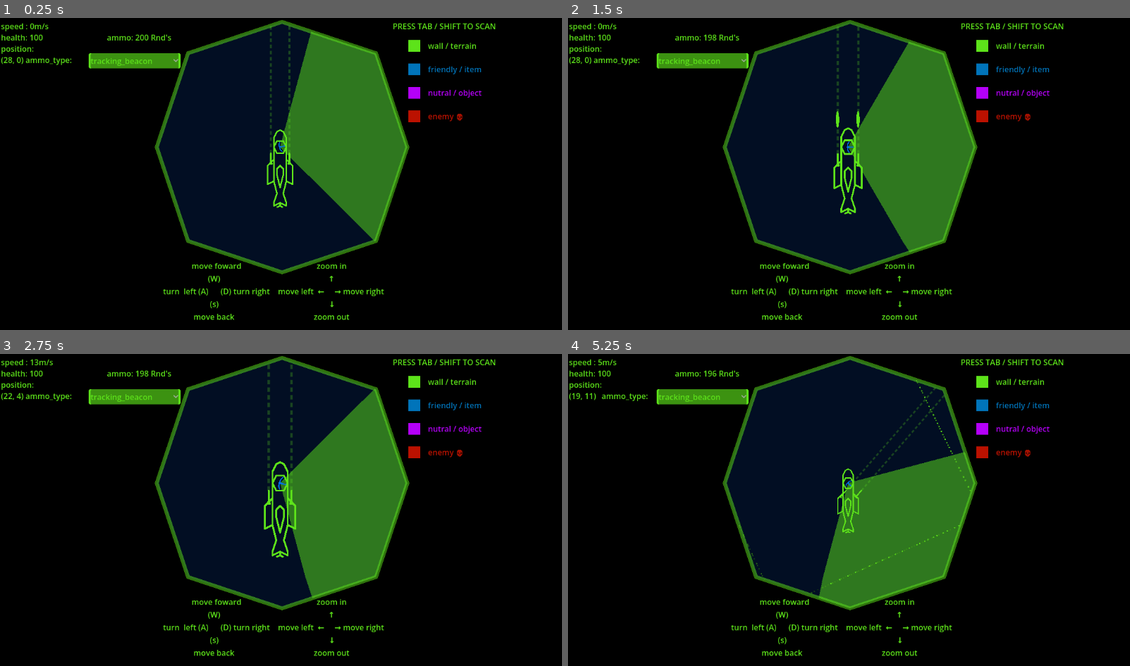
Above: before the commit, frames 1-4 (two rows, left to right).
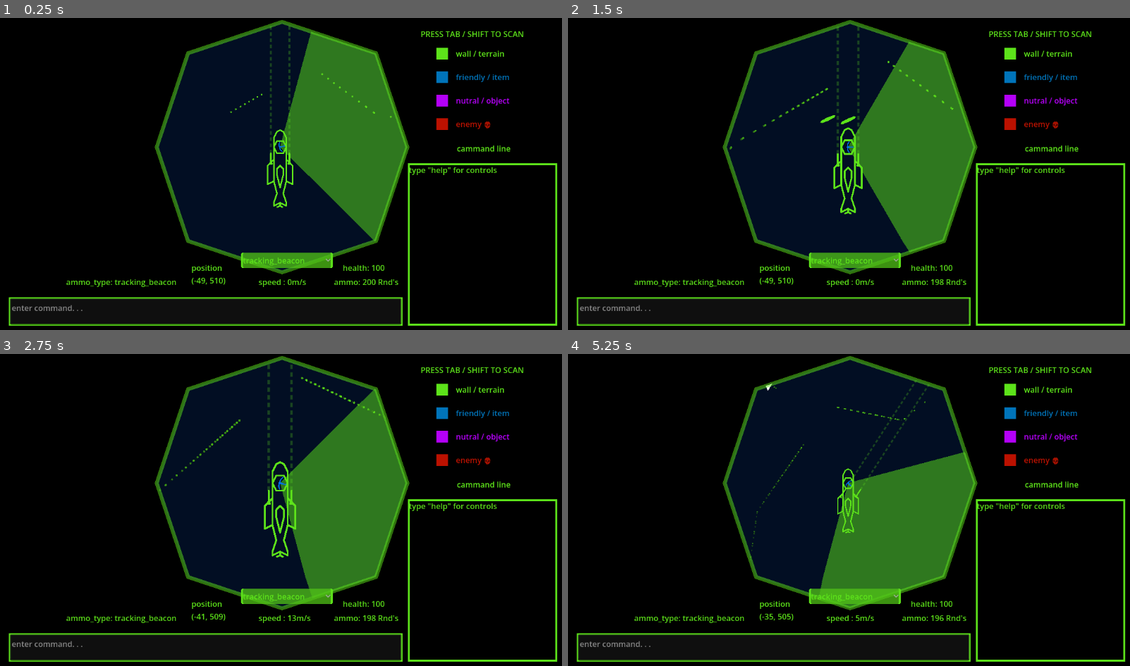
Above: after the commit, the same moments.

Repository: Codename1001/radar-game
Game: Godot game, scene res://scenes/main_scene.tscn
Two runs of this game, one before a commit and one after it. Both use one fixed random seed, a clock stepped at 60 frames per second and the inputs below.
Inputs (mouse positions are in pixels of both pictures, inside the frame that each line leads up to):
- Up to frame 1 (0.25 s): no input
- Up to frame 2 (1.5 s): click "tracking_beacon" at 0.5 s; move the mouse to (972, 161) at 1.27 s; hold D (right) from 1.28 s (still down); hold Up (zoom in) from 1.28 s (still down); tap Space (shoot) at 1.35 s
- Up to frame 3 (2.75 s): move the mouse to (168, 528) at 2.02 s; release D (right) at 2.03 s; release Up (zoom in) at 2.03 s; hold S (down) from 2.03 s (still down); tap Up (zoom in) at 2.1 s; tap Down (zoom out) at 2.3 s
- Up to frame 4 (5.25 s): move the mouse to (905, 441) at 2.77 s; release S (down) at 2.78 s; hold D (right) 2.78-3.53 s; hold Down (zoom out) 2.78-3.53 s; tap Space (shoot) at 3.05 s; move the mouse to (820, 575) at 3.52 s; hold W (up) 3.53-4.28 s; tap Q (aim guns left) at 3.6 s; tap Up (zoom in) at 3.8 s; move the mouse to (1017, 559) at 4.27 s; hold E (aim guns right) 4.28-5.03 s; hold A (left) from 4.28 s (still down); tap Down (zoom out) at 4.55 s; tap Escape (ui_cancel) at 4.9 s; move the mouse to (680, 466) at 5.02 s; click (680, 466) at 5.1 s

The runs differ from the first frame. In frame 1, 7.5% of the frame differs, in the area x 0-100%, y 1-99%; in frame 2, 7.7%; in frame 3, 7.6%; in frame 4, 7.9%.
Error before the commit: Attempt to call function 'show' in base 'null instance' on a null instance. (res://scenes/components/hud.gd:23)

Commit message:
last working update with gun rotation glitch updated ui

Diff:
--- a/scenes/components/guns.gd
+++ b/scenes/components/guns rotation buged.gd
@@ -26,6 +26,7 @@
 			var object_type
 			new_marker.global_position = ray.get_collider().to_local(marker.global_position)
 			object_type = ray.get_collider()
+			#add_child(new_marker)
 			ray.get_collider().add_child(new_marker)
 			new_marker.move_marker(distance,ray.get_collider().to_local(ray.get_collision_point()), object_type, global_rotation)
 
@@ -46,7 +47,7 @@
 			draw_dashed_line($Marker2D.position,ray.target_position/5,Color(0.369, 0.894, 0.106, 0.258), 4,8,false,true)
 			#									to_local(ray.get_collision_point())
 		else:
-			draw_dashed_line($Marker2D.position,ray.target_position/5,Color(0.369, 0.894, 0.106, 0.258)         , 4,8,false,true)
+			draw_dashed_line($Marker2D.position,ray.target_position/5,Color(0.369, 0.894, 0.106, 0.258), 4,8,false,true)
 func _process(delta: float) -> void:
 	if globalVars.control == true:
 		aim_guns()
--- a/scenes/components/guns.tscn
+++ b/scenes/components/guns.tscn
@@ -1,8 +1,7 @@
 [gd_scene format=3 uid="uid://fox4ts6k5man"]
 
-[ext_resource type="Script" uid="uid://bxyt5fivuwmi6" path="res://scenes/components/guns.gd" id="1_68dbr"]
+[ext_resource type="Script" uid="uid://bxyt5fivuwmi6" path="res://scenes/components/guns rotation buged.gd" id="1_68dbr"]
 [ext_resource type="AudioStream" uid="uid://f6hmumbiyaii" path="res://shoot sound.ogg" id="2_xdjpu"]
-[ext_resource type="AudioStream" uid="uid://dj88rau8q6lvb" path="res://ship background noise.ogg" id="3_qj50r"]
 
 [node name="guns" type="Node2D" unique_id=124926418]
 script = ExtResource("1_68dbr")
@@ -24,10 +23,5 @@
 [node name="AudioStreamPlayer2D" type="AudioStreamPlayer2D" parent="." unique_id=83715086]
 stream = ExtResource("2_xdjpu")
 volume_db = -16.391
+max_polyphony = 30
 bus = &"ship sounds"
-
-[node name="background noise" type="AudioStreamPlayer2D" parent="." unique_id=1780047185]
-position = Vector2(0, -98.61548)
-stream = ExtResource("3_qj50r")
-autoplay = true
-bus = &"ship sounds"
--- a/scenes/components/hud.gd
+++ b/scenes/components/hud.gd
@@ -1,10 +1,21 @@
 extends CanvasLayer
 
-@onready var data_display = $Control/data_desplay
-@onready var bulet_type_button=$"Control/bulet type"
+
+@export var health :Control
+@export var position :Control
+@export var ammo :Control
+@export var ammo_type :Control
+@export var speed :Control
+@export var data_display :Control
+@export var bulet_type_button :Control
+@export var command_line : Control
+
+
+@onready var selected_bulet_type
+
 var menu_show = false
 
-@onready var selected_bulet_type
+
 
 
 func _ready() -> void:
@@ -20,19 +31,24 @@
 func _process(delta: float) -> void:
 	update_menu_data()
 	if Input.is_action_just_pressed("ui_cancel") and menu_show == false:
-		$Control/MarginContainer/menu.show()
-		$Control/MarginContainer/PanelContainer.hide()
+		#$Control/MarginContainer/menu.show()
+		#$Control/MarginContainer/PanelContainer.hide()
 		globalVars.control = false
 		menu_show = true
-		$"Control/MarginContainer/menu/TabContainer/ship loadout".grab_focus()
+		#$"Control/MarginContainer/menu/TabContainer/ship loadout".grab_focus()
 	elif Input.is_action_just_pressed("ui_cancel") and menu_show == true:
-		$Control/MarginContainer/menu.hide()
-		$Control/MarginContainer/PanelContainer.show()
+		#$Control/MarginContainer/menu.hide()
+		#$Control/MarginContainer/PanelContainer.show()
 		globalVars.control = true
 		menu_show = false
 		bulet_type_button.grab_focus()
 
 func update_hud_data():
-	data_display.text = "speed : " + str(globalVars.data.speed) + "m/s"  +"\nhealth: " +str(globalVars.data.health)+"								ammo: " + str(globalVars.data.ammo_type[selected_bulet_type]) + " Rnd's" + "\nposition: \n(" +str(roundi(globalVars.data.position.x)) + ", " + str(roundi(globalVars.data.position.y))+ ")" + "	ammo_type: "+ "\n\n\n"
+	health.text = "health: " +str(globalVars.data.health)
+	position.text = "position" + "\n("  +str(roundi(globalVars.data.position.x)) + ", " + str(roundi(globalVars.data.position.y))+ ")"
+	ammo.text = "ammo: " + str(globalVars.data.ammo_type[selected_bulet_type]) + " Rnd's"
+	ammo_type.text = "ammo_type: " + str(selected_bulet_type)
+	speed.text = "speed : " + str(globalVars.data.speed) + "m/s"
+	data_display.text =""
 
 	pass
--- a/scenes/components/hud.tscn
+++ b/scenes/components/hud.tscn
@@ -4,8 +4,18 @@
 [ext_resource type="Theme" uid="uid://wmf7vy6nt84e" path="res://meterials/menu.res" id="2_bew8r"]
 [ext_resource type="Theme" uid="uid://fr6opyk0tj03" path="res://meterials/menu.tres" id="3_sgp4j"]
 
-[node name="hud" type="CanvasLayer" unique_id=860957025]
+[sub_resource type="StyleBoxFlat" id="StyleBoxFlat_sgp4j"]
+bg_color = Color(0.36862746, 0.89411765, 0.105882354, 0.5019608)
+
+[node name="hud" type="CanvasLayer" unique_id=860957025 node_paths=PackedStringArray("health", "position", "ammo", "ammo_type", "speed", "data_display", "bulet_type_button")]
 script = ExtResource("1_bew8r")
+health = NodePath("data displays/health")
+position = NodePath("data displays/position")
+ammo = NodePath("data displays/ammo")
+ammo_type = NodePath("data displays/ammo_type")
+speed = NodePath("data displays/speed")
+data_display = NodePath("data displays/data_desplay")
+bulet_type_button = NodePath("data displays/bulet type")
 
 [node name="border2" type="Line2D" parent="." unique_id=465735031]
 position = Vector2(316, 8)
@@ -15,7 +25,7 @@
 default_color = Color(0.36862746, 0.89411765, 0.105882354, 0.5019608)
 joint_mode = 2
 
-[node name="Control" type="Control" parent="." unique_id=639762024]
+[node name="data displays" type="Control" parent="." unique_id=639762024]
 layout_mode = 3
 anchors_preset = 15
 anchor_right = 1.0
@@ -29,17 +39,63 @@
 size_flags_horizontal = 6
 size_flags_vertical = 6
 
-[node name="bulet type" type="OptionButton" parent="Control" unique_id=1322175656]
+[node name="ammo_type" type="Label" parent="data displays" unique_id=1804772954]
+layout_mode = 0
+offset_left = 139.0
+offset_top = 526.0
+offset_right = 356.0
+offset_bottom = 549.0
+theme_override_colors/font_color = Color(0.36862746, 0.89411765, 0.105882354, 1)
+text = "ammo_type: tracing_beacon"
+
+[node name="position" type="Label" parent="data displays" unique_id=1853643567]
+layout_mode = 0
+offset_left = 395.0
+offset_top = 497.0
+offset_right = 471.0
+offset_bottom = 546.0
+theme_override_colors/font_color = Color(0.36862746, 0.89411765, 0.105882354, 1)
+text = "position:
+(----,----)"
+
+[node name="speed" type="Label" parent="data displays" unique_id=1274748771]
+layout_mode = 0
+offset_left = 532.0
+offset_top = 526.0
+offset_right = 628.0
+offset_bottom = 549.0
+theme_override_colors/font_color = Color(0.36862746, 0.89411765, 0.105882354, 1)
+text = "speed:---m/s"
+
+[node name="ammo" type="Label" parent="data displays" unique_id=1457962639]
+layout_mode = 0
+offset_left = 686.0
+offset_top = 526.0
+offset_right = 803.0
+offset_bottom = 549.0
+theme_override_colors/font_color = Color(0.36862746, 0.89411765, 0.105882354, 1)
+text = "ammo:----Rnd's"
+
+[node name="health" type="Label" parent="data displays" unique_id=1307711526]
+layout_mode = 0
+offset_left = 704.0
+offset_top = 497.0
+offset_right = 778.0
+offset_bottom = 522.0
+theme_override_colors/font_color = Color(0.36862746, 0.89411765, 0.105882354, 1)
+text = "health:---"
+
+[node name="bulet type" type="OptionButton" parent="data displays" unique_id=1322175656]
 layout_mode = 1
 anchors_preset = -1
-anchor_left = -0.4019097
+anchor_left = -0.4236111
 anchor_top = -0.76080245
 anchor_right = -0.4236111
 anchor_bottom = -0.76080245
-offset_left = 673.0
-offset_top = 563.0
-offset_right = 861.0
-offset_bottom = 594.0
+offset_left = 984.0
+offset_top = 971.0
+offset_right = 1172.0
+offset_bottom = 1002.0
 theme = ExtResource("2_bew8r")
 theme_override_colors/font_color = Color(0.36862746, 0.89411765, 0.105882354, 1)
 theme_override_colors/font_focus_color = Color(0.36862746, 0.89411765, 0.105882354, 1)
@@ -55,32 +111,34 @@
 popup/item_1/text = "standerd_torpedo"
 popup/item_1/id = 1
 
-[node name="data_desplay" type="RichTextLabel" parent="Control" unique_id=1147636585]
+[node name="data_desplay" type="RichTextLabel" parent="data displays" unique_id=1147636585]
 custom_minimum_size = Vector2(400, 0)
-layout_mode = 0
-offset_left = 6.0
-offset_top = 3.0
-offset_right = 406.0
-offset_bottom = 138.93225
+layout_mode = 1
+anchors_preset = -1
+anchor_left = -0.0052083335
+anchor_top = 0.0077160494
+anchor_right = 0.3420139
+anchor_bottom = 0.19753087
 theme = ExtResource("3_sgp4j")
 text = "ewrwerwerwerwerwerwerwer"
 scroll_active = false
-
-[node name="scan instructions" type="Label" parent="Control" unique_id=521745115]
-layout_mode = 0
-offset_left = 806.0
-offset_top = 3.0
-offset_right = 1017.0
-offset_bottom = 26.0
+metadata/_edit_use_anchors_ = true
+
+[node name="scan instructions" type="Label" parent="data displays" unique_id=521745115]
+layout_mode = 0
+offset_left = 863.0
+offset_top = 19.0
+offset_right = 1074.0
+offset_bottom = 42.0
 theme_override_colors/font_color = Color(0.36862746, 0.89411765, 0.105882354, 1)
 text = "PRESS TAB / SHIFT TO SCAN"
 
-[node name="green" type="Polygon2D" parent="Control/scan instructions" unique_id=2115074747]
+[node name="green" type="Polygon2D" parent="data displays/scan instructions" unique_id=2115074747]
 position = Vector2(-848, -48)
 color = Color(0.36862746, 0.89411765, 0.105882354, 1)
 polygon = PackedVector2Array(880, 88, 904, 88, 904, 112, 880, 112)
 
-[node name="Label" type="Label" parent="Control/scan instructions/green" unique_id=1443915120]
+[node name="Label" type="Label" parent="data displays/scan instructions/green" unique_id=1443915120]
 offset_left = 920.0
 offset_top = 88.0
 offset_right = 1014.0
@@ -88,12 +146,12 @@
 theme_override_colors/font_color = Color(0.36862746, 0.89411765, 0.105882354, 1)
 text = "wall / terrain"
 
-[node name="blue" type="Polygon2D" parent="Control/scan instructions" unique_id=99001172]
+[node name="blue" type="Polygon2D" parent="data displays/scan instructions" unique_id=99001172]
 position = Vector2(-848, 0)
 color = Color(0, 0.459173, 0.734504, 1)
 polygon = PackedVector2Array(880, 88, 904, 88, 904, 112, 880, 112)
 
-[node name="Label2" type="Label" parent="Control/scan instructions/blue" unique_id=858727107]
+[node name="Label2" type="Label" parent="data displays/scan instructions/blue" unique_id=858727107]
 offset_left = 920.0
 offset_top = 88.0
 offset_right = 1030.0
@@ -101,12 +159,12 @@
 theme_override_colors/font_color = Color(0, 0.459173, 0.734504, 1)
 text = "friendly / item"
 
-[node name="purple" type="Polygon2D" parent="Control/scan instructions" unique_id=897285033]
+[node name="purple" type="Polygon2D" parent="data displays/scan instructions" unique_id=897285033]
 position = Vector2(-848, 96)
 color = Color(0.74, 0.074, 0, 1)
 polygon = PackedVector2Array(880, 88, 904, 88, 904, 112, 880, 112)
 
-[node name="Label3" type="Label" parent="Control/scan instructions/purple" unique_id=104091805]
+[node name="Label3" type="Label" parent="data displays/scan instructions/purple" unique_id=104091805]
 offset_left = 920.0
 offset_top = 40.0
 offset_right = 1030.0
@@ -114,12 +172,12 @@
 theme_override_colors/font_color = Color(0.7133199, 0.0032209097, 0.9777351, 1)
 text = "nutral / object"
 
-[node name="red" type="Polygon2D" parent="Control/scan instructions" unique_id=1366205975]
+[node name="red" type="Polygon2D" parent="data displays/scan instructions" unique_id=1366205975]
 position = Vector2(-848, 48)
 color = Color(0.7133199, 0.0032209097, 0.9777351, 1)
 polygon = PackedVector2Array(880, 88, 904, 88, 904, 112, 880, 112)
 
-[node name="Label4" type="Label" parent="Control/scan instructions/red" unique_id=268308160]
+[node name="Label4" type="Label" parent="data displays/scan instructions/red" unique_id=268308160]
 modulate = Color(0.74, 0.074, 0, 1)
 offset_left = 920.0
 offset_top = 136.0
@@ -127,18 +185,84 @@
 offset_bottom = 159.0
 text = "enemy 💀"
 
-[node name="controls" type="Label" parent="Control" unique_id=943976208]
-layout_mode = 0
-offset_left = 337.0
-offset_top = 493.0
-offset_right = 923.0
-offset_bottom = 698.0
-theme_override_colors/font_color = Color(0.36862746, 0.89411765, 0.105882354, 1)
-text = "              move foward                                     zoom in
-                      (W)                                                     ↑
-turn  left (A)      (D) turn right    move left  ←     → move right
-                       (s)                                                      ↓
-               move back                                       zoom out
-
-
-     "
+[node name="scan instructions2" type="Label" parent="data displays/scan instructions" unique_id=1524781491]
+layout_mode = 0
+offset_left = 24.0
+offset_top = 234.0
+offset_right = 235.0
+offset_bottom = 257.0
+theme_override_colors/font_color = Color(0.36862746, 0.89411765, 0.105882354, 1)
+text = "cammand line"
+horizontal_alignment = 1
+
+[node name="comands" type="Control" parent="." unique_id=1154823232]
+layout_mode = 3
+anchors_preset = 0
+offset_left = -4.0
+offset_top = 2.0
+offset_right = 36.0
+offset_bottom = 42.0
+
+[node name="RichTextLabel" type="RichTextLabel" parent="comands" unique_id=1814354704]
+layout_mode = 0
+offset_left = 884.0
+offset_top = 287.0
+offset_right = 924.0
+offset_bottom = 327.0
+
+[node name="HBoxContainer" type="HBoxContainer" parent="comands" unique_id=697761289]
+layout_mode = 1
+anchors_preset = -1
+anchor_left = 0.6
+anchor_right = 28.5
+anchor_bottom = 15.625
+grow_horizontal = 2
+grow_vertical = 2
+theme_override_constants/separation = 15
+metadata/_edit_use_anchors_ = true
+
+[node name="text interface boarder" type="ReferenceRect" parent="comands/HBoxContainer" unique_id=1776839648]
+custom_minimum_size = Vector2(0, 54.29)
+layout_mode = 2
+size_flags_horizontal = 3
+size_flags_vertical = 8
+border_color = Color(0.36862746, 0.89411765, 0.105882354, 1)
+border_width = 4.0
+editor_only = false
+
+[node name="CodeEdit" type="TextEdit" parent="comands/HBoxContainer/text interface boarder" unique_id=883250327]
+layout_mode = 1
+anchors_preset = 15
+anchor_right = 1.0
+anchor_bottom = 1.0
+grow_horizontal = 2
+grow_vertical = 2
+theme_override_colors/search_result_color = Color(0.3, 0.3, 0.3, 0)
+theme_override_colors/search_result_border_color = Color(0.3, 0.3, 0.3, 0)
+theme_override_colors/caret_color = Color(0.36862746, 0.89411765, 0.105882354, 1)
+theme_override_colors/selection_color = Color(0.5, 0.5, 0.5, 0)
+theme_override_colors/font_color = Color(0.36862746, 0.89411765, 0.105882354, 1)
+theme_override_colors/current_line_color = Color(0.21079995, 0.51, 0.0612, 0.5019608)
+theme_override_styles/focus = SubResource("StyleBoxFlat_sgp4j")
+placeholder_text = "enter command. . ."
+metadata/_edit_use_anchors_ = true
+
+[node name="comand line boarder" type="ReferenceRect" parent="comands/HBoxContainer" unique_id=1496463361]
+custom_minimum_size = Vector2(301.24, 327.64)
+layout_mode = 2
+size_flags_vertical = 8
+border_color = Color(0.36862746, 0.89411765, 0.105882354, 1)
+border_width = 4.0
+editor_only = false
+
+[node name="RichTextLabel" type="RichTextLabel" parent="comands/HBoxContainer/comand line boarder" unique_id=1650276458]
+layout_mode = 1
+anchors_preset = 15
+anchor_right = 1.0
+anchor_bottom = 1.0
+grow_horizontal = 2
+grow_vertical = 2
+theme_override_colors/default_color = Color(0.36862746, 0.89411765, 0.105882354, 1)
+bbcode_enabled = true
+text = "type \"help\" for controls"
+metadata/_edit_use_anchors_ = true
--- a/scenes/entitys/boid.tscn
+++ b/scenes/entitys/boid.tscn
@@ -45,8 +45,6 @@
 
 [node name="Area2D" type="Area2D" parent="." unique_id=1325307280]
 disable_mode = 2
-collision_layer = 3
-collision_mask = 3
 
 [node name="CollisionShape2D" type="CollisionShape2D" parent="Area2D" unique_id=707293380]
 shape = SubResource("CircleShape2D_7na72")
--- a/scenes/world.tscn
+++ b/scenes/world.tscn
@@ -1,14 +1,10 @@
 [gd_scene format=3 uid="uid://c18hreo4mep7j"]
 
 [ext_resource type="PackedScene" uid="uid://gpy6a2hye0g7" path="res://scenes/entitys/player.tscn" id="1_rwgxs"]
-[ext_resource type="PackedScene" uid="uid://da1ugq2c3na5t" path="res://scenes/entitys/boid.tscn" id="3_4wyf3"]
 [ext_resource type="PackedScene" uid="uid://bgxci8rwclou8" path="res://scenes/mouse_pointer.tscn" id="4_k0juu"]
 
 [sub_resource type="RectangleShape2D" id="RectangleShape2D_4wyf3"]
 size = Vector2(130.38371, 86.3625)
-
-[sub_resource type="CircleShape2D" id="CircleShape2D_4wyf3"]
-radius = 87.65528
 
 [node name="world" type="Node2D" unique_id=708792614]
 
@@ -43,28 +39,19 @@
 position = Vector2(-375.52997, 1507.5463)
 collision_mask = 3
 gravity_scale = 0.0
+can_sleep = false
+angular_velocity = 1.2369149
+constant_torque = 2000.0
 
-[node name="CollisionShape2D" type="CollisionShape2D" parent="world objects/dude" unique_id=961089662]
-shape = SubResource("CircleShape2D_4wyf3")
+[node name="CollisionShape2D" type="CollisionPolygon2D" parent="world objects/dude" unique_id=1846901216]
+polygon = PackedVector2Array(-130.47003, -24.546265, 88.52997, -72.546265, 106.52997, 24.453735, 78.52997, 99.453735, 7.5299683, 90.453735)
+
+[node name="Polygon2D" type="Polygon2D" parent="world objects/dude" unique_id=219325060]
+polygon = PackedVector2Array(-130.47003, -24.546265, 88.52997, -72.546265, 106.52997, 24.453735, 78.52997, 99.453735, 7.5299683, 90.453735)
 
 [node name="player" parent="." unique_id=866916123 instance=ExtResource("1_rwgxs")]
-position = Vector2(56.46411, 0)
-
-[node name="boid10" parent="." unique_id=1649410317 instance=ExtResource("3_4wyf3")]
-position = Vector2(-11061, 1157.9993)
-rotation = -1.0349803
-id = 3
+position = Vector2(-97.690674, 1019.4939)
+rotation = 3.689626
 
 [node name="mouse pointer" parent="." unique_id=553573650 instance=ExtResource("4_k0juu")]
-position = Vector2(-12756.722, 2421.0835)
-
-[node name="boid" parent="." unique_id=1696725926 instance=ExtResource("3_4wyf3")]
-position = Vector2(-11269.88, 1922.6168)
-id = 2
-
-[node name="boid2" parent="." unique_id=743657351 instance=ExtResource("3_4wyf3")]
-position = Vector2(-7875, 2326)
-id = 2
-
-[node name="boid3" parent="." unique_id=2077345209 instance=ExtResource("3_4wyf3")]
-position = Vector2(-8904, 3349)
+position = Vector2(-197.90002, 0)
Renamed: scenes/components/guns.gd.uid -> scenes/components/guns rotation buged.gd.uid
